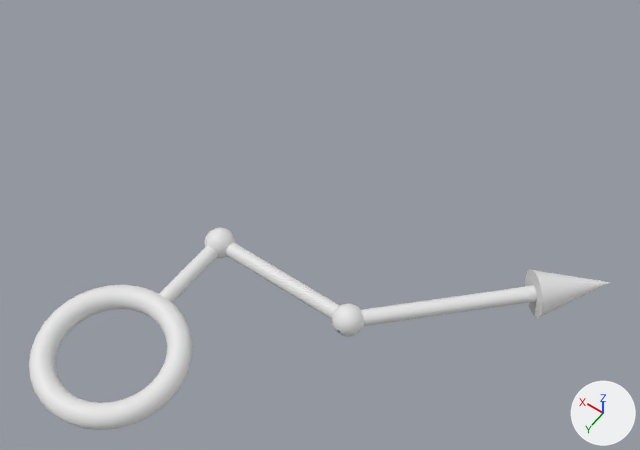
A saved change to the OBJ model Assets/Modules/Azure/Assets/Arrows/Arrow-067.obj.
Both versions are drawn from a 50 mm camera at (-2.52, 1.42, 4.58) aimed at (-0.5, -1.41, 0.13). Arrows for +X, +Y and +Z are at lower right; the lights stay in place. Where no turn or scale is listed for an object, it has been applied to the vertices. Vertices at the same position are counted once.

In view in the first picture: 'Arrow-067'.
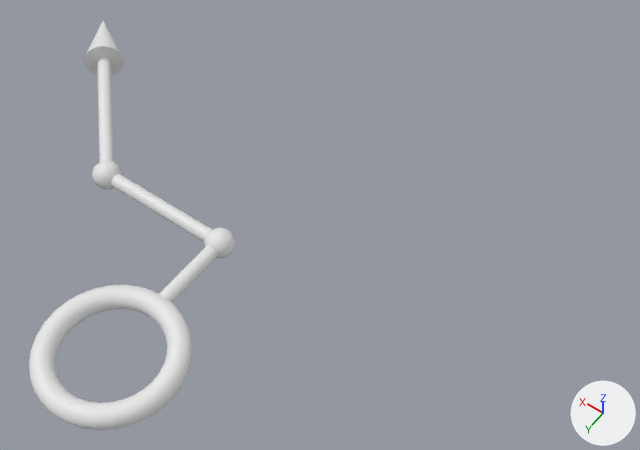
Changed parts and their boxes (x1, y1, x2, y2) in the pictures (640 x 450 px; the box of a moved part takes in the faces that stretch with it):
'Arrow-067', reshaped (64% narrower, 101% taller)
    before: (29, 227, 611, 430)
    after: (29, 21, 236, 430)
part 1 of me_arrow_067, moved or reshaped
    before: (525, 269, 611, 318)
    after: (84, 21, 124, 76)
part 2 of me_arrow_067, added
    after: (92, 160, 122, 190)
part 3 of me_arrow_067, deleted
    before: (332, 303, 364, 337)
part 4 of me_arrow_067, moved or reshaped
    before: (226, 242, 537, 326)
    after: (97, 57, 212, 242)

What the commit changed:
me_arrow_067 is used by ob_arrow_067; location (0.0, 0.0, 0.0).
me_arrow_067 had 3281 vertices, 3143 faces and spanned x -2.18..0.47, y -2.18..0.47, z -0.15..0.15.
me_arrow_067 now has 3280 vertices, 3143 faces and spans x -0.47..2.18, y -2.18..0.47, z -0.15..0.15.
me_arrow_067 part 1: the loose piece of 33 vertices spanning x -2.18..-1.72, y -2.18..-1.72, z -0.15..0.15 is turned 180 degrees about the y axis through the mesh origin.
me_arrow_067 part 2: a new loose piece of 1009 vertices spanning x 0.9..1.1, y -1.1..-0.9, z -0.1..0.1.
me_arrow_067 part 3: the loose piece of 1010 vertices spanning x -1.1..-0.9, y -1.1..-0.9, z -0.1..0.1 is deleted.
Part 4, on me_arrow_067:
94 vertices are removed from x -2.04..-0.96, y -2.04..-0.95, z -0.05..0.05.
140 faces are deleted.
4 vertices move within x -0.02..0.02, y -1.1..-0.9, z 0.0.
34 vertices are added at x 0.96..2.03, y -2.03..-0.96, z -0.05..0.05.
32 new vertices lie (1.0, 0.0, 0.0) away from vertices in x 0.0, y -1.05..-0.95, z -0.05..0.05.
28 new vertices lie (1.0, -1.0, 0.0) away from vertices in x 0.96..1.04, y -1.04..-0.96, z -0.05..0.05.
140 new faces join them.
